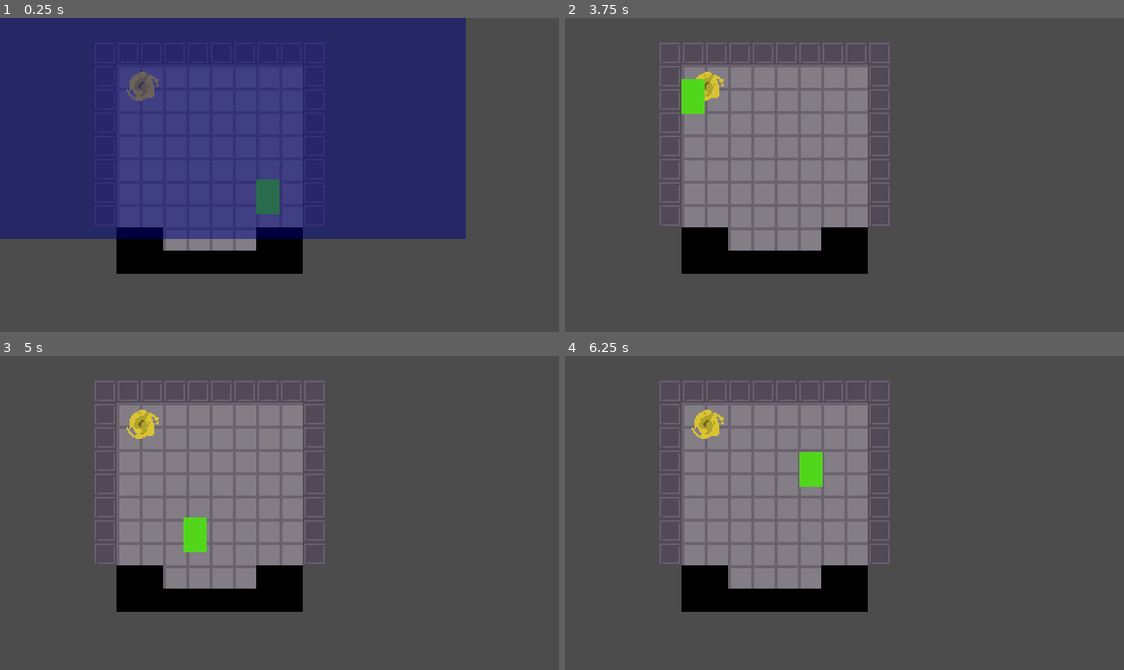
Above: before the commit, frames 1-4 (two rows, left to right).
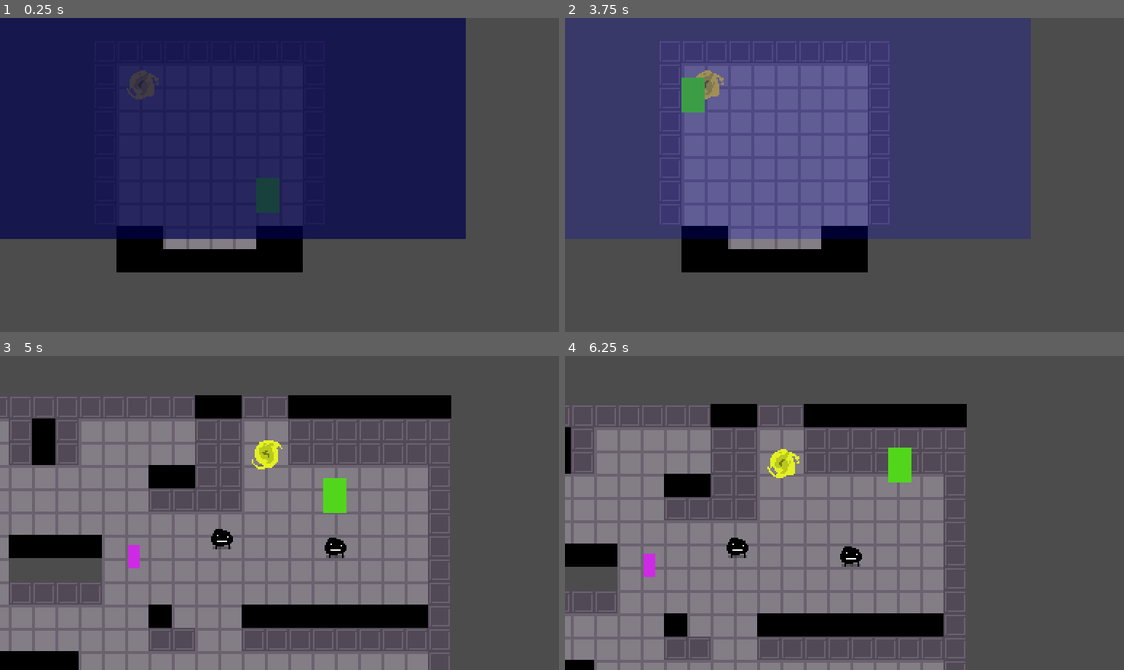
Above: after the commit, the same moments.

Repository: jiink/flask-quest
Game: Godot game, scene res://Rooms/Test/T-2/T-2.tscn
Two runs of this game, one before a commit and one after it. Both use one fixed random seed, a clock stepped at 60 frames per second and the inputs below. This scene is started directly instead of the project's main scene.
Inputs:
- Up to frame 1 (0.25 s): no input
- Up to frame 2 (3.75 s): hold Up (up) 0.53-2.03 s; tap Z (a) at 0.6, 2.3, 2.85 s; tap X (b) at 0.8, 1.35, 3.05, 3.6 s; tap A (x) at 1.55 s; hold A (x) 2.03-2.78 s; hold Left (left) 2.03-3.53 s; tap Enter at 3.5 s; hold Down (down) from 3.53 s (still down); hold A (x) from 3.53 s (still down)
- Up to frame 3 (5 s): release Down (down) at 4.28 s; release A (x) at 4.28 s; hold Right (right) from 4.28 s (still down); tap A (x) at 4.35 s; tap Z (a) at 4.55 s
- Up to frame 4 (6.25 s): release Right (right) at 5.03 s; hold Up (up) 5.03-5.78 s; tap Z (a) at 5.1 s; tap X (b) at 5.3, 5.85 s; hold Right (right) from 5.78 s (still down); tap A (x) at 6.05 s

The runs differ from the first frame. In frame 1, 57% of the frame differs, in the area x 0-84%, y 0-82%; in frame 2, 59%; in frame 3, 51%; in frame 4, 45%.

Commit message:
Greatly improved how scene transitions work

Diff:
--- a/Engine/SceneTransition.gd
+++ b/Engine/SceneTransition.gd
@@ -1,5 +1,15 @@
 extends Node2D
 
 func _ready():
+	$AnimationPlayer.connect("animation_finished", self, "alert_global")
+
 	visible = true
 	$AnimationPlayer.play("open")
+
+func fade_out():
+	visible = true
+	$AnimationPlayer.play("close")
+
+func alert_global(anim):
+	if anim == "close":
+		get_node("/root/global").swap_scenes()
--- a/Engine/SceneTransition.tscn
+++ b/Engine/SceneTransition.tscn
@@ -1,10 +1,10 @@
-[gd_scene load_steps=3 format=2]
+[gd_scene load_steps=4 format=2]
 
 [ext_resource path="res://Engine/SceneTransition.gd" type="Script" id=1]
 
 [sub_resource type="Animation" id=1]
 
-resource_name = "open"
+resource_name = "close"
 length = 0.5
 loop = false
 step = 0.1
@@ -18,10 +18,28 @@
 "times": PoolRealArray( 0, 0.5 ),
 "transitions": PoolRealArray( 1, 1 ),
 "update": 0,
+"values": [ Color( 0, 0, 1, 0 ), Color( 0, 0, 0, 1 ) ]
+}
+
+[sub_resource type="Animation" id=2]
+
+length = 0.6
+loop = false
+step = 0.1
+tracks/0/type = "value"
+tracks/0/path = NodePath("ColorRect:color")
+tracks/0/interp = 2
+tracks/0/loop_wrap = true
+tracks/0/imported = false
+tracks/0/enabled = true
+tracks/0/keys = {
+"times": PoolRealArray( 0.1, 0.6 ),
+"transitions": PoolRealArray( 1, 1 ),
+"update": 0,
 "values": [ Color( 0, 0, 0, 1 ), Color( 0, 0.015625, 1, 0 ) ]
 }
 
-[node name="SceneTransition" type="Node2D" index="0"]
+[node name="SceneTransition" type="Node2D"]
 
 script = ExtResource( 1 )
 __meta__ = {
@@ -52,5 +70,6 @@
 playback_process_mode = 1
 playback_default_blend_time = 0.0
 playback_speed = 1.0
-anims/open = SubResource( 1 )
+anims/close = SubResource( 1 )
+anims/open = SubResource( 2 )
 blend_times = [  ]
--- a/Engine/Singletons/global.gd
+++ b/Engine/Singletons/global.gd
@@ -29,14 +29,34 @@
 ################## scene ##################
 
 var player_new_position
+var next_scene
+var next_player_position
 
-func switch_scenes(new_scene, new_player_position):
+signal transition_close
+
+
+
+func _ready():
+	connect_to_transition()
+	#(#get_tree().get_nodes_in_group("Camera")[0].get_node("../HUD/SceneTransition"), "fade_out")
+
+func start_scene_switch(new_scene, new_player_position):
 	print("changing scenes")
-	get_tree().change_scene(new_scene)
+	next_scene = new_scene
+	next_player_position = new_player_position
+	emit_signal("transition_close")
+
+
+
+func swap_scenes():
+	get_tree().change_scene(next_scene)
 
 	yield(get_tree().create_timer(0.01), "timeout")
-
-	if new_player_position != null:
-		get_tree().get_nodes_in_group("Player")[0].position = new_player_position
+	connect_to_transition()
+	if next_player_position != null:
+		get_tree().get_nodes_in_group("Player")[0].position = next_player_position
 	else:
 		print("warning: new player pos is null")
+
+func connect_to_transition():
+	connect("transition_close", get_tree().get_current_scene().get_node("HUD/SceneTransition"), "fade_out")
--- a/Rooms/Test/Assets/WarpPortal.gd
+++ b/Rooms/Test/Assets/WarpPortal.gd
@@ -12,6 +12,6 @@
 
 	if new_scene != "":
 		#get_tree().change_scene(new_scene)
-		get_node("/root/global").switch_scenes(new_scene, player_new_position)
+		get_node("/root/global").start_scene_switch(new_scene, player_new_position)
 	else:
 		print("error: new_scene empty")
--- a/Rooms/Test/T-1/T-1.tscn
+++ b/Rooms/Test/T-1/T-1.tscn
@@ -12,8 +12,9 @@
 [ext_resource path="res://Player/Player.tscn" type="PackedScene" id=10]
 [ext_resource path="res://Engine/light.png" type="Texture" id=11]
 [ext_resource path="res://Items/TestItem.tscn" type="PackedScene" id=12]
-[ext_resource path="res://Engine/Camera.gd" type="Script" id=13]
+[ext_resource path="res://Engine/Camera.tscn" type="PackedScene" id=13]
 [ext_resource path="res://Engine/dialogue/Diag.tscn" type="PackedScene" id=14]
+[ext_resource path="res://Engine/SceneTransition.tscn" type="PackedScene" id=15]
 
 [node name="TestRoom" type="Node" index="0"]
 
@@ -206,7 +207,8 @@
 
 [node name="Player" parent="YSort" index="2" instance=ExtResource( 10 )]
 
-position = Vector2( 263, 104 )
+position = Vector2( 265, 103 )
+_sections_unfolded = [ "Transform" ]
 
 [node name="Light2D" type="Light2D" parent="." index="4"]
 
@@ -268,37 +270,7 @@
 z_index = -2
 _sections_unfolded = [ "Z Index" ]
 
-[node name="Camera" type="Camera2D" parent="." index="7"]
-
-position = Vector2( 192, 109 )
-anchor_mode = 1
-rotating = false
-current = true
-zoom = Vector2( 1, 1 )
-limit_left = -10000000
-limit_top = -10000000
-limit_right = 10000000
-limit_bottom = 10000000
-limit_smoothed = false
-drag_margin_h_enabled = true
-drag_margin_v_enabled = true
-smoothing_enabled = false
-smoothing_speed = 5.0
-offset_v = 0.0
-offset_h = 0.0
-drag_margin_left = 0.2
-drag_margin_top = 0.2
-drag_margin_right = 0.2
-drag_margin_bottom = 0.2
-editor_draw_screen = true
-editor_draw_limits = false
-editor_draw_drag_margin = false
-script = ExtResource( 13 )
-_sections_unfolded = [ "Smoothing", "Transform" ]
-__meta__ = {
-"_edit_lock_": true
-}
-follow_player = true
+[node name="Camera" parent="." index="7" instance=ExtResource( 13 )]
 
 [node name="HUD" type="CanvasLayer" parent="." index="8"]
 
@@ -333,3 +305,7 @@
 __meta__ = {
 "_edit_lock_": true
 }
+
+[node name="SceneTransition" parent="HUD" index="2" instance=ExtResource( 15 )]
+
+visible = false
--- a/Rooms/Test/T-2/T-2.tscn
+++ b/Rooms/Test/T-2/T-2.tscn
@@ -6,8 +6,9 @@
 [ext_resource path="res://Engine/collisiontile.tres" type="TileSet" id=4]
 [ext_resource path="res://Rooms/Test/Assets/WarpPortal.tscn" type="PackedScene" id=5]
 [ext_resource path="res://Player/Player.tscn" type="PackedScene" id=6]
-[ext_resource path="res://Engine/dialogue/Diag.tscn" type="PackedScene" id=7]
-[ext_resource path="res://Engine/SceneTransition.tscn" type="PackedScene" id=8]
+[ext_resource path="res://Engine/Camera.tscn" type="PackedScene" id=7]
+[ext_resource path="res://Engine/dialogue/Diag.tscn" type="PackedScene" id=8]
+[ext_resource path="res://Engine/SceneTransition.tscn" type="PackedScene" id=9]
 
 [node name="TestRoom" type="Node"]
 
@@ -99,6 +100,8 @@
 modulate = Color( 0.855469, 0.768481, 0.2005, 1 )
 position = Vector2( 97, 46 )
 _sections_unfolded = [ "Visibility" ]
+new_scene = "res://Rooms/Test/T-1/T-1.tscn"
+player_new_position = Vector2( 258, 57 )
 
 [node name="YSort" type="YSort" parent="." index="2"]
 
@@ -112,7 +115,11 @@
 position = Vector2( 184, 134 )
 _sections_unfolded = [ "Transform" ]
 
-[node name="HUD" type="CanvasLayer" parent="." index="3"]
+[node name="Camera" parent="." index="3" instance=ExtResource( 7 )]
+
+follow_player = false
+
+[node name="HUD" type="CanvasLayer" parent="." index="4"]
 
 layer = 1
 offset = Vector2( 0, 0 )
@@ -146,6 +153,7 @@
 "_edit_lock_": true
 }
 
-[node name="SceneTransition" parent="HUD" index="2" instance=ExtResource( 8 )]
+[node name="SceneTransition" parent="HUD" index="2" instance=ExtResource( 9 )]
 
+visible = false
 _sections_unfolded = [ "Z Index" ]
Not shown: 1 places in Rooms/Test/T-1/T-1.tscn that only renumber resources
Not shown: 2 places in Rooms/Test/T-2/T-2.tscn that only renumber resources
